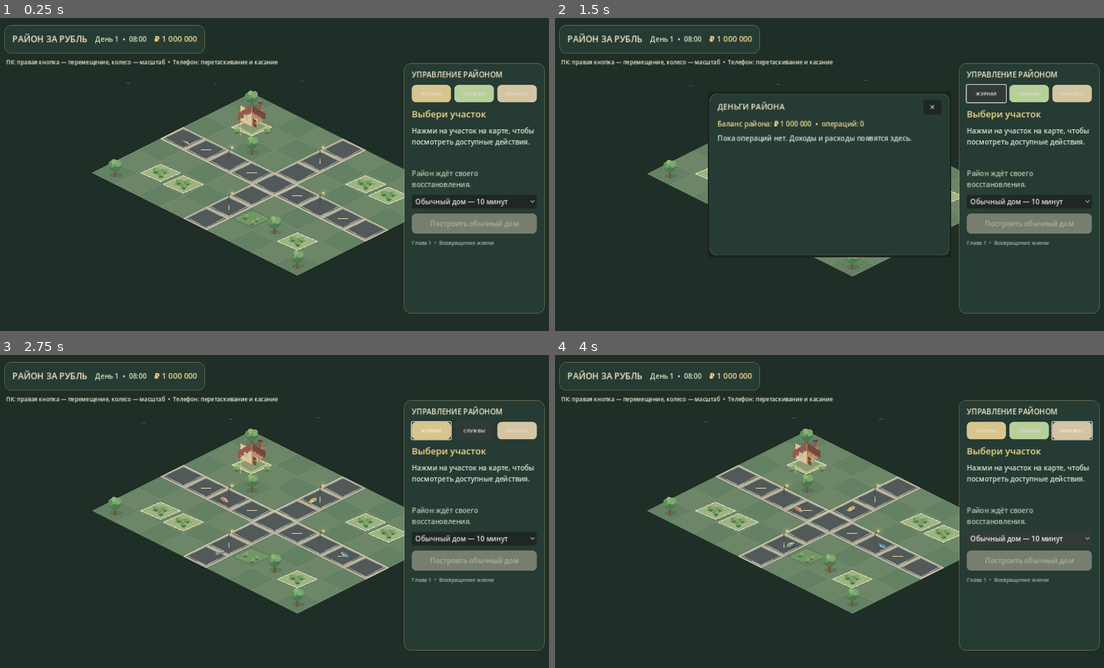
Above: before the commit, frames 1-4 (two rows, left to right).
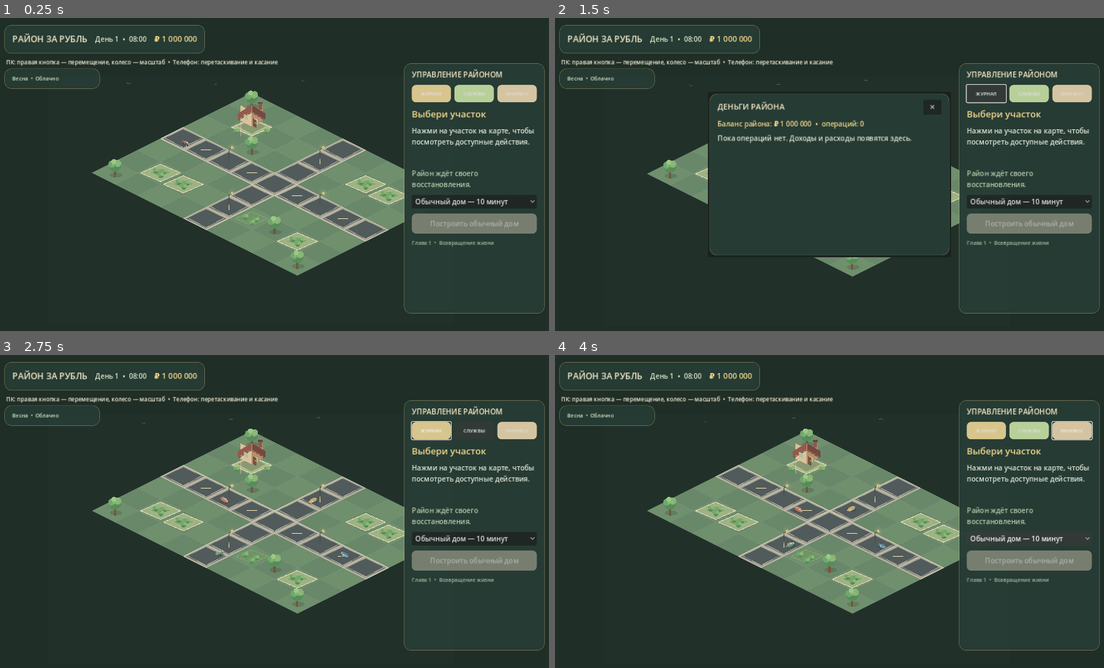
Above: after the commit, the same moments.

Repository: wellbi-creator/rayon-za-rubl
Game: Godot game, scene res://scenes/main.tscn
The game is run twice, just before and just after one commit, with the same random seed, the same clock (stepped at 60 frames per second) and the same inputs.
Inputs (mouse positions are in pixels of both pictures, inside the frame that each line leads up to):
- Up to frame 1 (0.25 s): no input
- Up to frame 2 (1.5 s): move the mouse to (950, 158) at 0.52 s; hold D 0.53-1.25 s; click (950, 158) at 0.67 s; click "ЖУРНАЛ" at 1.25 s
- Up to frame 3 (2.75 s): click "СЛУЖБЫ" at 2 s
- Up to frame 4 (4 s): click "ПРОГРЕСС" at 2.75 s; click "Обычный дом — 10 минут" at 3.5 s

The runs differ from the first frame. In frame 1, 0.2% of the frame differs, in the area x 0-55%, y 16-78%; in frame 2, 0.2%; in frame 3, 0.2%; in frame 4, 0.2%.

Commit message:
M4.3: add seasonal cycle and dynamic weather (#64)
* M4.3: integrate seasons and weather UI

* M4.3: add seasonal palettes and weather effects

* M4.3: define seasonal weather cycle

* M4.3: update season and weather roadmap

* M4.3: document weather service

* M4.3: document seasonal visual layers

* M4.3: add seasonal weather service

* M4.3: document seasons and weather

* M4.3: size weather indicator and keep it touch transparent

* M4.3: persist every processed game day

* M4.3: remove unused weather state variable

* M4.3: tint seasonal grass and foliage highlights

* M4.3: validate loaded season against game calendar

Diff:
--- a/scripts/main.gd
+++ b/scripts/main.gd
@@ -11,6 +11,7 @@
 const MunicipalServicesServiceScript = preload("res://scripts/systems/municipal_services_service.gd")
 const DistrictProgressionServiceScript = preload("res://scripts/systems/district_progression_service.gd")
 const DistrictEventServiceScript = preload("res://scripts/systems/district_event_service.gd")
+const WeatherServiceScript = preload("res://scripts/systems/weather_service.gd")
 const BUILD_COSTS := {"ordinary": 100000}
 const BABA_REPAIR_COST := 120000
 const BABA_QUEST_REWARD := 150000
@@ -25,6 +26,7 @@
 var municipal_services: MunicipalServicesService
 var progression_service: DistrictProgressionService
 var district_event_service: DistrictEventService
+var weather_service: WeatherService
 var game_time_label: Label
 var resident_label: Label
 var resident_button: Button
@@ -71,6 +73,7 @@
 var district_event_description_label: Label
 var district_event_choices: VBoxContainer
 var district_event_status_label: Label
+var weather_label: Label
 
 func _ready() -> void:
 	economy = EconomyServiceScript.new()
@@ -79,11 +82,13 @@
 	municipal_services = MunicipalServicesServiceScript.new()
 	progression_service = DistrictProgressionServiceScript.new()
 	district_event_service = DistrictEventServiceScript.new()
+	weather_service = WeatherServiceScript.new()
 	economy.balance_changed.connect(_on_balance_changed)
 	save_service = SaveServiceScript.new()
 	add_child(save_service)
 	game_time = GameTimeScript.new()
 	add_child(game_time)
+	weather_service.initialize_day(game_time.get_day())
 	game_time.time_changed.connect(_on_game_time_changed)
 	resident_service = ResidentServiceScript.new()
 	add_child(resident_service)
@@ -160,6 +165,18 @@
 	hint_label.add_theme_font_size_override("font_size", 13)
 	hint_label.add_theme_color_override("font_color", Color("#f6f0d9"))
 	root.add_child(hint_label)
+	var weather_panel := PanelContainer.new()
+	weather_panel.position = Vector2(18, 116)
+	weather_panel.size = Vector2(220, 34)
+	weather_panel.custom_minimum_size = Vector2(220, 34)
+	weather_panel.mouse_filter = Control.MOUSE_FILTER_IGNORE
+	weather_panel.add_theme_stylebox_override("panel", _panel_style(Color("#263c34"), 0.88))
+	root.add_child(weather_panel)
+	weather_label = Label.new()
+	weather_label.add_theme_font_size_override("font_size", 12)
+	weather_label.add_theme_color_override("font_color", Color("#d9e6c8"))
+	weather_label.mouse_filter = Control.MOUSE_FILTER_IGNORE
+	weather_panel.add_child(weather_label)
 
 	var panel := PanelContainer.new()
 	panel.set_anchors_and_offsets_preset(Control.PRESET_TOP_RIGHT)
@@ -841,12 +858,24 @@
 		var upkeep_processed := upkeep_service.process_day(day, resident_service.get_total_resident_count(), economy)
 		var payroll_processed := municipal_services.process_day(day, economy) if municipal_services != null else false
 		var event_spawned := district_event_service.process_day(day) if district_event_service != null else false
+		var weather_changed := weather_service.process_day(day) if weather_service != null else false
 		if event_spawned:
 			_show_district_event()
-		if upkeep_processed or payroll_processed or event_spawned:
+		if upkeep_processed or payroll_processed or event_spawned or weather_changed:
 			_save_game()
 		if district_event_service != null and district_event_service.has_active_event() and district_event_popup != null and not district_event_popup.visible:
 			_show_district_event()
+	_apply_weather_state()
+
+func _apply_weather_state() -> void:
+	if weather_service == null:
+		return
+	if weather_label != null:
+		weather_label.text = "%s  •  %s" % [weather_service.get_season_label(), weather_service.get_weather_label()]
+	if world != null:
+		world.set_season(weather_service.season_id)
+		world.set_weather(weather_service.weather_id)
+
 
 func _on_balance_changed(_new_balance: int) -> void:
 	_update_balance()
@@ -1364,6 +1393,7 @@
 		"municipal_services": municipal_services.get_save_data(),
 		"district_progression": progression_service.get_save_data(),
 		"district_events": district_event_service.get_save_data(),
+		"weather": weather_service.get_save_data(),
 		"baba_notebook_opened": baba_notebook_opened,
 		"baba_wiring_repaired": baba_wiring_repaired,
 		"world": world.get_save_data(),
@@ -1418,6 +1448,11 @@
 		district_event_service.load_save_data(event_data)
 	else:
 		district_event_service.initialize_day(game_time.get_day())
+	var weather_data: Variant = data.get("weather", {})
+	if weather_data is Dictionary and not weather_data.is_empty():
+		weather_service.load_save_data(weather_data)
+	else:
+		weather_service.initialize_day(game_time.get_day())
 	# Backfill one-time achievements for milestones completed in older saves.
 	if baba_wiring_repaired:
 		progression_service.unlock_achievement("baba_helper")
--- /dev/null
+++ b/scripts/systems/weather_service.gd
@@ -0,0 +1,86 @@
+extends RefCounted
+class_name WeatherService
+
+const SEASON_LENGTH_DAYS := 30
+const SEASONS := ["spring", "summer", "autumn", "winter"]
+const WEATHER_BY_SEASON := {
+	"spring": ["clear", "clear", "cloudy", "rain", "rain", "fog"],
+	"summer": ["clear", "clear", "clear", "cloudy", "rain", "fog"],
+	"autumn": ["clear", "cloudy", "cloudy", "rain", "rain", "fog"],
+	"winter": ["clear", "cloudy", "snow", "snow", "snow", "fog"]
+}
+const SEASON_LABELS := {
+	"spring": "Весна",
+	"summer": "Лето",
+	"autumn": "Осень",
+	"winter": "Зима"
+}
+const WEATHER_LABELS := {
+	"clear": "Ясно",
+	"cloudy": "Облачно",
+	"rain": "Дождь",
+	"snow": "Снег",
+	"fog": "Туман"
+}
+
+var rng := RandomNumberGenerator.new()
+var current_day: int = 1
+var season_id: String = "spring"
+var weather_id: String = "clear"
+var next_weather_day: int = 3
+
+func _init() -> void:
+	rng.randomize()
+
+func initialize_day(day: int) -> void:
+	current_day = maxi(1, day)
+	season_id = _get_season_for_day(current_day)
+	weather_id = _roll_weather(season_id)
+	next_weather_day = current_day + rng.randi_range(1, 3)
+
+func process_day(day: int) -> bool:
+	if day <= current_day:
+		return false
+	var previous_season := season_id
+	current_day = day
+	season_id = _get_season_for_day(day)
+	if season_id != previous_season or day >= next_weather_day:
+		weather_id = _roll_weather(season_id)
+		next_weather_day = day + rng.randi_range(1, 3)
+	return true
+
+func get_season_label() -> String:
+	return str(SEASON_LABELS.get(season_id, "Весна"))
+
+func get_weather_label() -> String:
+	return str(WEATHER_LABELS.get(weather_id, "Ясно"))
+
+func get_save_data() -> Dictionary:
+	return {
+		"current_day": current_day,
+		"season_id": season_id,
+		"weather_id": weather_id,
+		"next_weather_day": next_weather_day,
+		"rng_state": rng.state
+	}
+
+func load_save_data(data: Dictionary) -> void:
+	current_day = maxi(1, int(data.get("current_day", 1)))
+	# The calendar is the source of truth if a save contains an outdated season value.
+	season_id = _get_season_for_day(current_day)
+	weather_id = str(data.get("weather_id", "clear"))
+	var seasonal_options: Array = WEATHER_BY_SEASON.get(season_id, WEATHER_BY_SEASON["spring"])
+	if not seasonal_options.has(weather_id):
+		weather_id = _roll_weather(season_id)
+	next_weather_day = maxi(current_day + 1, int(data.get("next_weather_day", current_day + 2)))
+	var saved_rng_state := int(data.get("rng_state", 0))
+	if saved_rng_state > 0:
+		rng.state = saved_rng_state
+
+func _get_season_for_day(day: int) -> String:
+	var season_index := int(floor(float(maxi(1, day) - 1) / float(SEASON_LENGTH_DAYS))) % SEASONS.size()
+	return str(SEASONS[season_index])
+
+func _roll_weather(season: String) -> String:
+	var options: Array = WEATHER_BY_SEASON.get(season, WEATHER_BY_SEASON["spring"])
+	return str(options[rng.randi_range(0, options.size() - 1)])
--- a/scripts/world/isometric_district_world.gd
+++ b/scripts/world/isometric_district_world.gd
@@ -40,6 +40,9 @@
 var camera_max_zoom := 1.6
 var world_hour := 12.0
 var night_factor := 0.0
+var season_id := "spring"
+var weather_id := "clear"
+var weather_animation_time := 0.0
 
 func _ready() -> void:
 	road_path_network = RoadPathNetwork.new()
@@ -58,6 +61,7 @@
 func _process(delta: float) -> void:
 	construction_animation_time += delta
 	pedestrian_time += delta
+	weather_animation_time += delta
 	_update_demo_traffic(delta)
 	_update_keyboard_camera(delta)
 	_clamp_camera_target()
@@ -165,6 +169,7 @@
 	_draw_environment()
 	_draw_depth_sorted_world_objects()
 	_draw_ambient_birds()
+	_draw_weather_effects()
 
 func _draw_depth_sorted_world_objects() -> void:
 	# Trees, plots and residents share one painter's queue. Ground-contact Y controls
@@ -268,7 +273,11 @@
 		for x in MAP_WIDTH:
 			var cell := Vector2i(x, y)
 			var center: Vector2 = Grid.grid_to_world(cell, TILE)
-			var fill := Color("#78966d") if (x + y) % 2 == 0 else Color("#819d72")
+			var fill := _get_ground_season_color((x + y) % 2 == 0)
+			if weather_id == "rain":
+				fill = fill.darkened(0.08)
+			elif weather_id == "snow":
+				fill = fill.lerp(Color("#dce5e2"), 0.24)
 			fill = fill.lerp(Color("#344b4b"), night_factor * 0.62)
 			var edge := Color("#a4b78d", 0.48).lerp(Color("#607c7a", 0.6), night_factor)
 			_draw_diamond(center, TILE, fill, edge, 1.0)
@@ -288,13 +297,20 @@
 		draw_line(p + Vector2(0, -8), p + Vector2(0, 8), Color("#eadcae"), 2.0)
 
 func _draw_grass_detail(pos: Vector2) -> void:
-	var blade_color := Color("#b3c58a", 0.42).lerp(Color("#70877b", 0.35), night_factor)
+	var blade_color := _get_leaf_palette()[2]
+	blade_color.a = 0.42
+	blade_color = blade_color.lerp(Color("#70877b", 0.35), night_factor)
 	draw_line(pos, pos + Vector2(-2, -5), blade_color, 1.0)
 	draw_line(pos + Vector2(1, 0), pos + Vector2(3, -4), blade_color, 1.0)
 
 func _draw_road_cell(cell: Vector2i) -> void:
 	var center: Vector2 = Grid.grid_to_world(cell, TILE)
-	_draw_diamond(center, TILE, Color("#c5bda7").lerp(Color("#626b68"), night_factor * 0.5), Color("#ded4bd"), 1.0)
+	var road_base := Color("#c5bda7")
+	if weather_id == "rain":
+		road_base = road_base.darkened(0.10)
+	elif weather_id == "snow":
+		road_base = road_base.lerp(Color("#e0e5e1"), 0.28)
+	_draw_diamond(center, TILE, road_base.lerp(Color("#626b68"), night_factor * 0.5), Color("#ded4bd"), 1.0)
 	_draw_diamond(center, TILE * Vector2(0.86, 0.82), Color("#59615f").lerp(Color("#303c43"), night_factor * 0.45), Color("#737c75"), 1.0)
 	var curb_color := Color("#d8cdb4").lerp(Color("#82908c"), night_factor * 0.6)
 	draw_line(center + Vector2(-52, -2), center + Vector2(0, 25), curb_color, 1.4)
@@ -462,13 +478,17 @@
 		pos + Vector2(-3, 0), pos + Vector2(3, 0),
 		pos + Vector2(3, 20), pos + Vector2(-3, 20)
 	]), Color("#76543a"))
-	draw_circle(pos + Vector2(0, -13), 17, Color("#4c7950"))
-	draw_circle(pos + Vector2(-9, -17), 10, Color("#638f5b"))
-	draw_circle(pos + Vector2(8, -20), 10, Color("#79a66a"))
-	draw_circle(pos + Vector2(-3, -25), 7, Color("#8bb477"))
+	var leaves := _get_leaf_palette()
+	draw_circle(pos + Vector2(0, -13), 17, leaves[0])
+	draw_circle(pos + Vector2(-9, -17), 10, leaves[1])
+	draw_circle(pos + Vector2(8, -20), 10, leaves[2])
+	draw_circle(pos + Vector2(-3, -25), 7, leaves[3])
 	var leaf_sway := sin(construction_animation_time * 1.35 + pos.x * 0.025) * 2.0
-	draw_circle(pos + Vector2(-5 + leaf_sway, -15), 3, Color("#a4c47a", 0.55))
-	draw_circle(pos + Vector2(8 - leaf_sway * 0.7, -19), 2.5, Color("#a4c47a", 0.45))
+	var leaf_highlight := leaves[3]
+	leaf_highlight.a = 0.55
+	draw_circle(pos + Vector2(-5 + leaf_sway, -15), 3, leaf_highlight)
+	leaf_highlight.a = 0.45
+	draw_circle(pos + Vector2(8 - leaf_sway * 0.7, -19), 2.5, leaf_highlight)
 
 func _draw_chimney_smoke(origin: Vector2) -> void:
 	# Soft, slow puffs rise from the chimney; opacity stays low to preserve the cozy pixel-art look.
@@ -492,10 +512,61 @@
 		draw_line(bird_pos + Vector2(-5, 0), bird_pos + Vector2(0, wing), bird_color, 1.5)
 		draw_line(bird_pos + Vector2(0, wing), bird_pos + Vector2(5, 0), bird_color, 1.5)
 
+func _get_ground_season_color(variant: bool) -> Color:
+	match season_id:
+		"spring":
+			return Color("#86a979") if variant else Color("#7d9f75")
+		"autumn":
+			return Color("#a69a6a") if variant else Color("#9a8e62")
+		"winter":
+			return Color("#8e9b94") if variant else Color("#82918a")
+		_:
+			return Color("#819d72") if variant else Color("#78966d")
+
+
+func _get_leaf_palette() -> Array[Color]:
+	match season_id:
+		"spring":
+			return [Color("#568c58"), Color("#70a96b"), Color("#86b875"), Color("#a0c986")]
+		"autumn":
+			return [Color("#a56f42"), Color("#c1844a"), Color("#d09a54"), Color("#e0b36b")]
+		"winter":
+			return [Color("#6d8178"), Color("#82958a"), Color("#98a69a"), Color("#b1bbae")]
+		_:
+			return [Color("#4c7950"), Color("#638f5b"), Color("#79a66a"), Color("#8bb477")]
+
+
+func _draw_weather_effects() -> void:
+	var weather_bounds := Rect2(Vector2(-570, -80), Vector2(1140, 700))
+	if weather_id == "cloudy":
+		draw_rect(weather_bounds, Color("#6f818a", 0.035), true)
+	elif weather_id == "fog":
+		draw_rect(weather_bounds, Color("#cbd6d3", 0.12), true)
+		for band in 3:
+			var band_y := -10.0 + float(band) * 210.0 + sin(weather_animation_time * 0.18 + float(band)) * 12.0
+			draw_rect(Rect2(Vector2(-570, band_y), Vector2(1140, 54)), Color("#dce4df", 0.045), true)
+	elif weather_id == "rain":
+		draw_rect(weather_bounds, Color("#40566a", 0.055), true)
+		for drop_index in 42:
+			var seed_x := fposmod(float(drop_index * 83), 1140.0)
+			var phase := fposmod(weather_animation_time * 1.7 + float(drop_index) * 0.137, 1.0)
+			var drop_pos := Vector2(-570.0 + seed_x, -80.0 + phase * 700.0)
+			draw_line(drop_pos, drop_pos + Vector2(-4, 10), Color("#c8dce2", 0.38), 1.0)
+	elif weather_id == "snow":
+		draw_rect(weather_bounds, Color("#dfe8ec", 0.045), true)
+		for flake_index in 30:
+			var seed_x := fposmod(float(flake_index * 97), 1140.0)
+			var phase := fposmod(weather_animation_time * 0.24 + float(flake_index) * 0.173, 1.0)
+			var sway := sin(weather_animation_time * 0.8 + float(flake_index)) * 8.0
+			var flake_pos := Vector2(-570.0 + seed_x + sway, -80.0 + phase * 700.0)
+			draw_circle(flake_pos, 1.4, Color("#f3f6f1", 0.78))
+
+
 func _draw_bush(pos: Vector2) -> void:
-	draw_circle(pos, 7, Color("#4d784d"))
-	draw_circle(pos + Vector2(-4, -3), 5, Color("#719a5d"))
-	draw_circle(pos + Vector2(4, -4), 5, Color("#82a86b"))
+	var leaves := _get_leaf_palette()
+	draw_circle(pos, 7, leaves[0])
+	draw_circle(pos + Vector2(-4, -3), 5, leaves[1])
+	draw_circle(pos + Vector2(4, -4), 5, leaves[2])
 
 func _draw_lamp(pos: Vector2) -> void:
 	draw_ellipse(pos + Vector2(0, 4), Vector2(7, 3), Color("#435443", 0.3))
@@ -710,6 +781,18 @@
 	night_factor = 1.0 - daylight
 	queue_redraw()
 
+func set_season(value: String) -> void:
+	if value not in ["spring", "summer", "autumn", "winter"]:
+		return
+	season_id = value
+	queue_redraw()
+
+func set_weather(value: String) -> void:
+	if value not in ["clear", "cloudy", "rain", "snow", "fog"]:
+		return
+	weather_id = value
+	queue_redraw()
+
 func set_resident_groups(groups: Array) -> void:
 	resident_groups = groups.duplicate(true)
 	queue_redraw()
Not shown, changed: docs/GDD.md
Not shown, added: docs/M4_3_SEASONS_WEATHER.md
Not shown, changed: docs/ROADMAP.md
Not shown, changed: docs/TECHNICAL_ARCHITECTURE.md
Not shown, changed: docs/WORLD_DESIGN.md
